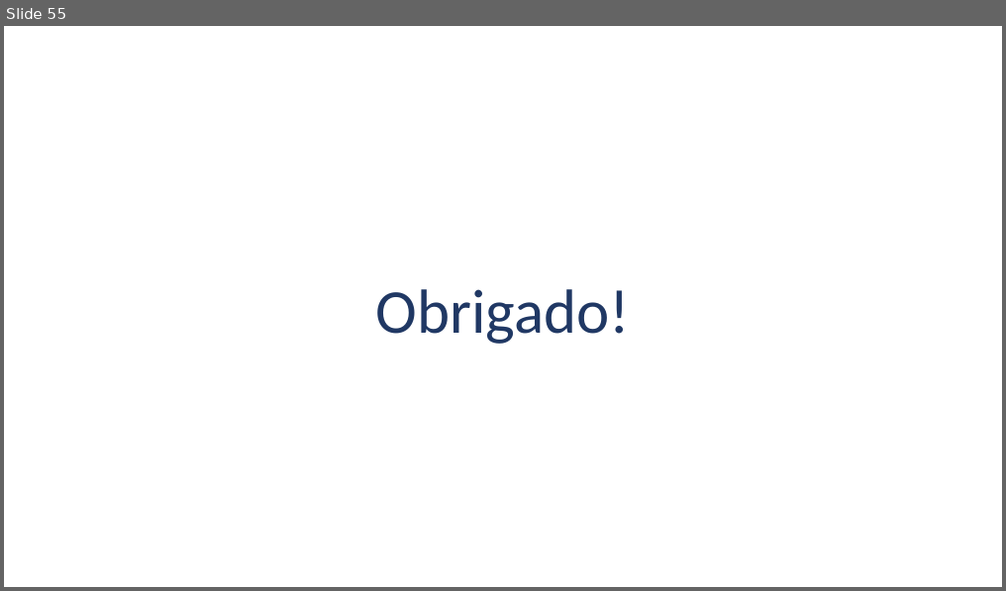
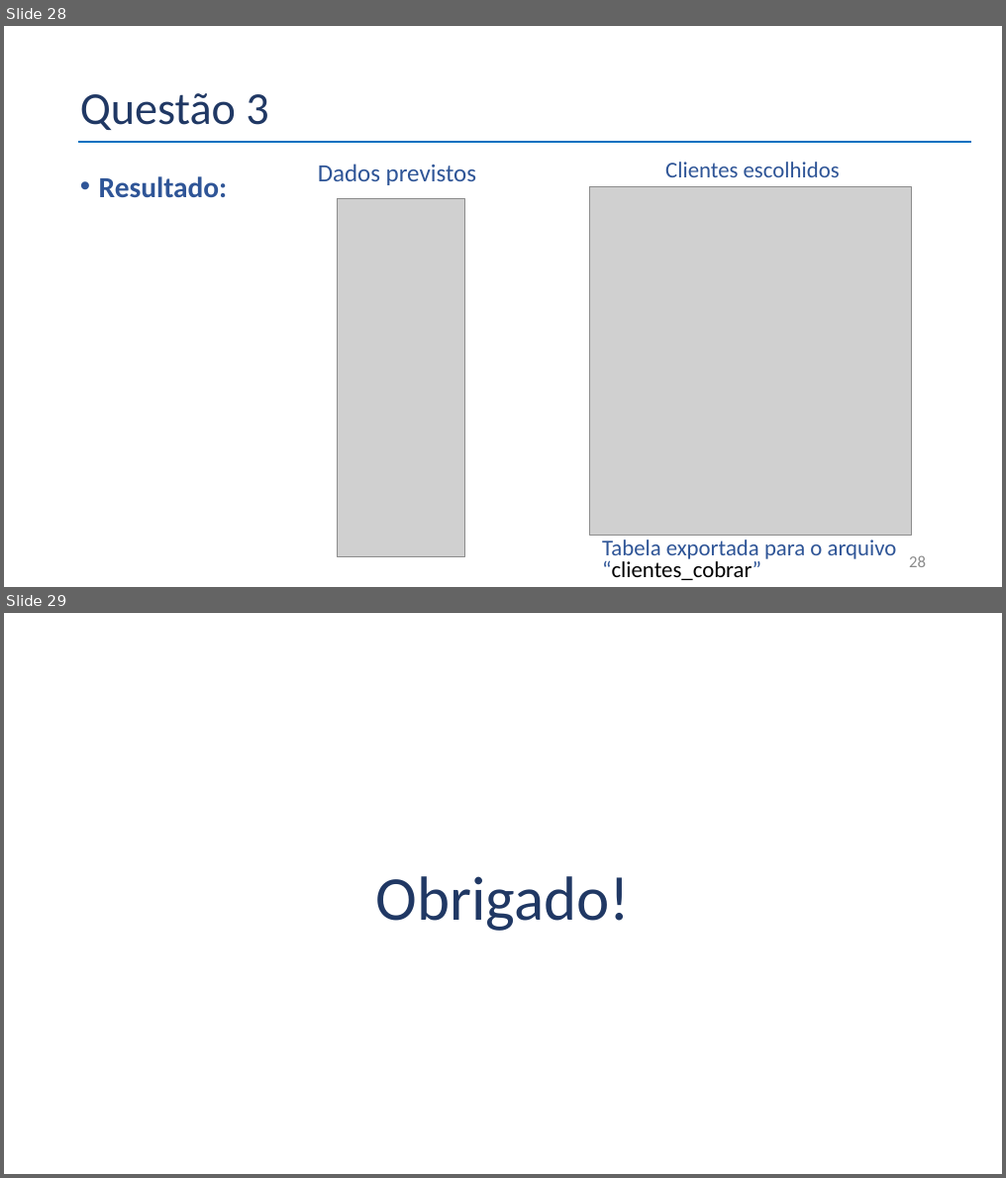
Before and after one commit to belmino15/case_selecao, a slide deck: Apresentação_Case.pptx. Shown one above the other, each under a label of ours: slide 55 before the commit, slides 28 and 29 after it. The pictures are 1006x591 and 1006x1178 pixels, drawn with LibreOffice and Linux fonts; fonts in the diff are those of the drawing; grey boxes stand for pictures. Boxes give left, top, right and bottom in pixels: in the first picture for what was removed or moved away, otherwise in the second. Text is boxed around its words. In the diff, an @@ line names an element or a change of style, - is before the commit and + after.

```diff
--- a/Apresentação_Case.pptx
+++ b/Apresentação_Case.pptx
@@ slide 28 added at box(4, 26, 1002, 587), background #FFFFFF @@
@@ title added at box(80, 93, 268, 130), 44 pt, text #203864 @@
+Questão 3
@@ line added from (78, 142) to (971, 142), #0070C0 2.25 pt @@
@@ text added at box(318, 164, 476, 185), 23.8 pt, text #2F5597 @@
+Dados previstos
@@ text added at box(665, 162, 840, 177), 21.7 pt, text #2F5597 @@
+Clientes escolhidos
@@ text added at box(99, 176, 228, 198), 28 pt, text #2F5597, bold @@
+• Resultado:
@@ picture added at box(338, 198, 465, 558) @@
@@ picture added at box(589, 186, 912, 535) @@
@@ text added at box(602, 540, 897, 580), 21.7 pt, text #2F5597 @@
+Tabela exportada para o arquivo “clientes_cobrar”
@@ page number added at box(909, 556, 926, 568), 16 pt, text #8C8C8C @@
+28
@@ what was slide 55 is now slide 29 @@
```
Also in this commit, not shown: 27 other slides added, 55 slides removed.
